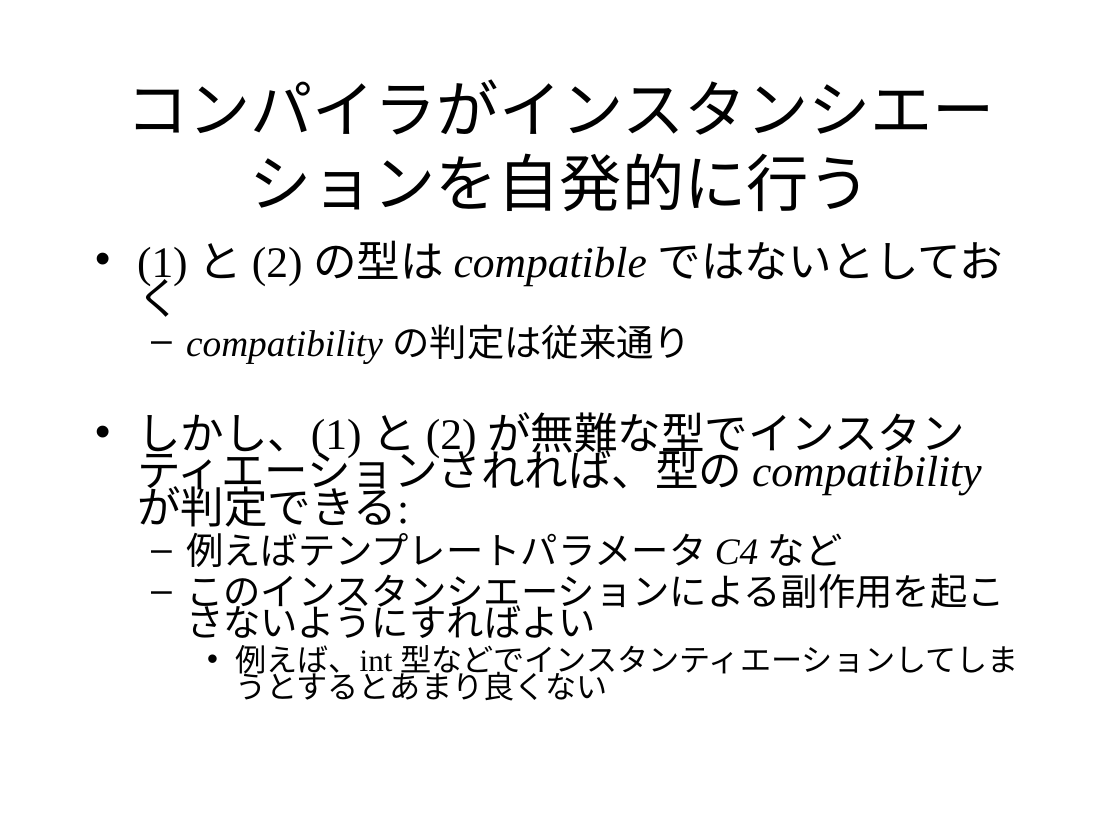
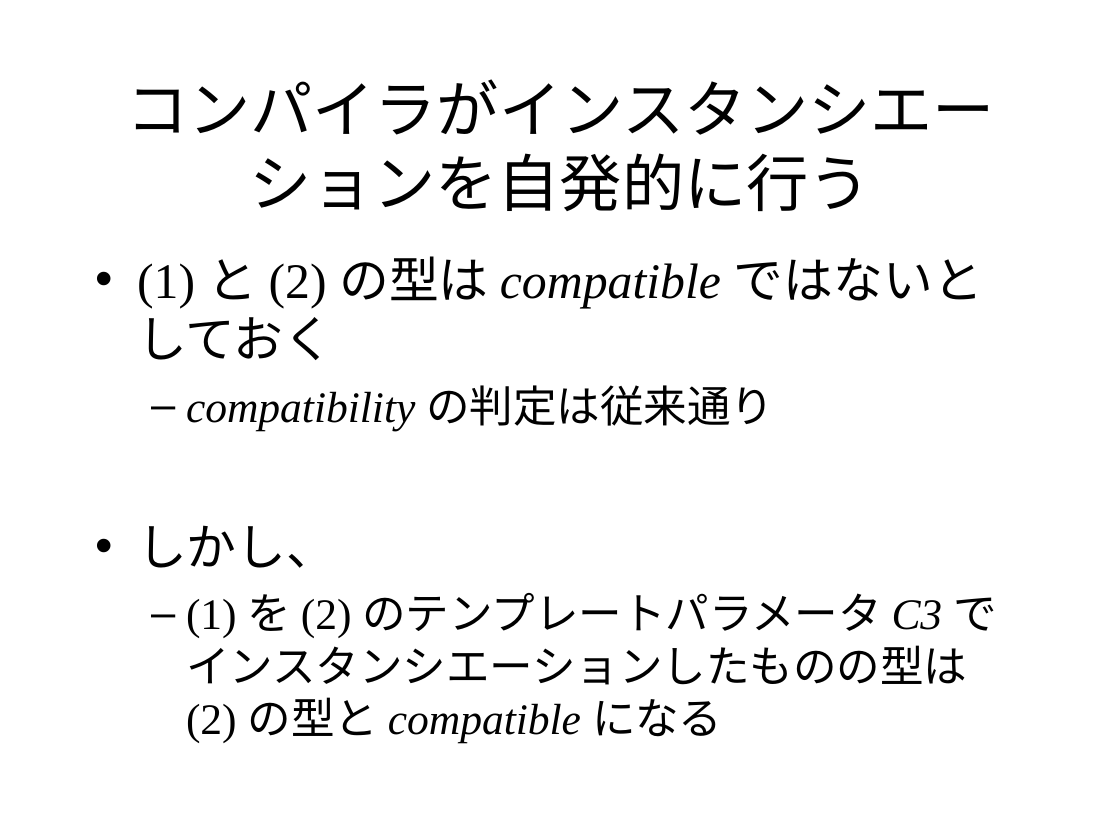
Before and after one commit to KeiHasegawa/cxx_doc, a slide deck: slide 4 of 21_template_compatibility.ppt. Drawn at 1120x840 pixels with LibreOffice and Linux fonts; fonts in the diff are those of the drawing. Boxes give left, top, right and bottom in pixels: in the first picture for what was removed or moved away, otherwise in the second. Text is boxed around its words. In the diff, an @@ line names an element or a change of style, - is before the commit and + after.

```diff
--- a/21_template_compatibility.ppt
+++ b/21_template_compatibility.ppt
@@ text at (137, 256, 983, 431): size 28 to 32 pt in "(1) と (2) の型は compatible ではないとしておく"; size 24 to 28 pt in "compatibility の判定は従来通り"; line spacing 0.7 to 1; more space between paragraphs @@
@@ text at (137, 525, 997, 743): text changed @@
-• しかし、(1) と (2) が無難な型でインスタンティエーションされれば、型の compatibility が判定できる:
-  – 例えばテンプレートパラメータ C4 など
-  – このインスタンシエーションによる副作用を起こさないようにすればよい
-    • 例えば、int 型などでインスタンティエーションしてしまうとするとあまり良くない
+• しかし、
+  – (1) を (2) のテンプレートパラメータ C3 でインスタンシエーションしたものの型は (2) の型と compatible になる
```
Also in this commit, not shown: 1 other slide changed, 3 other files.
